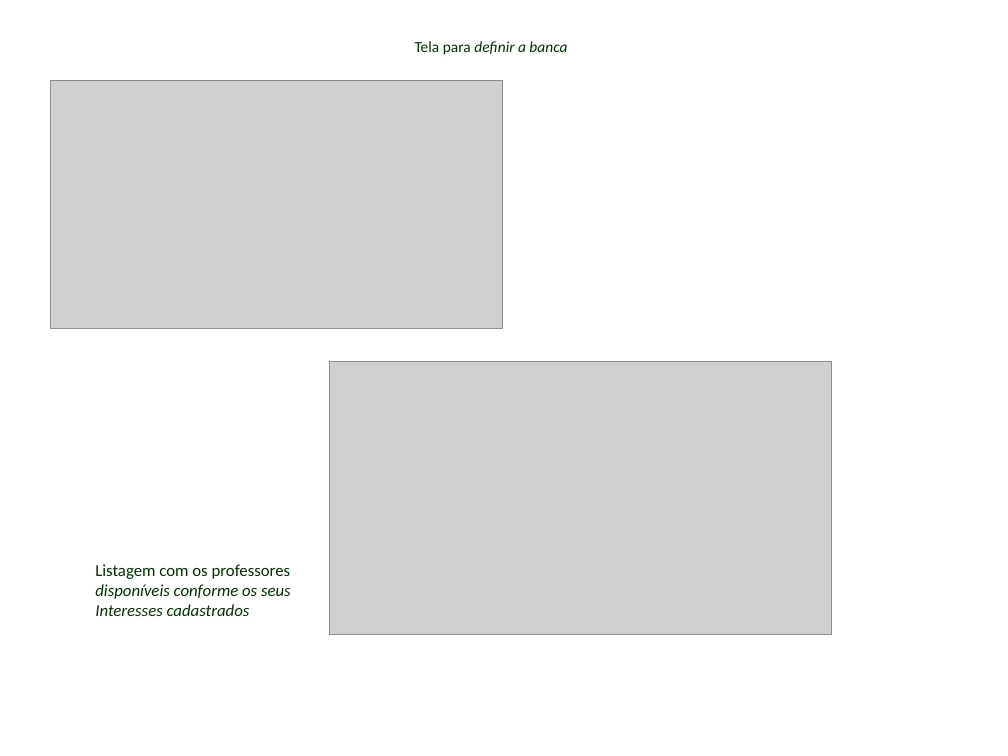
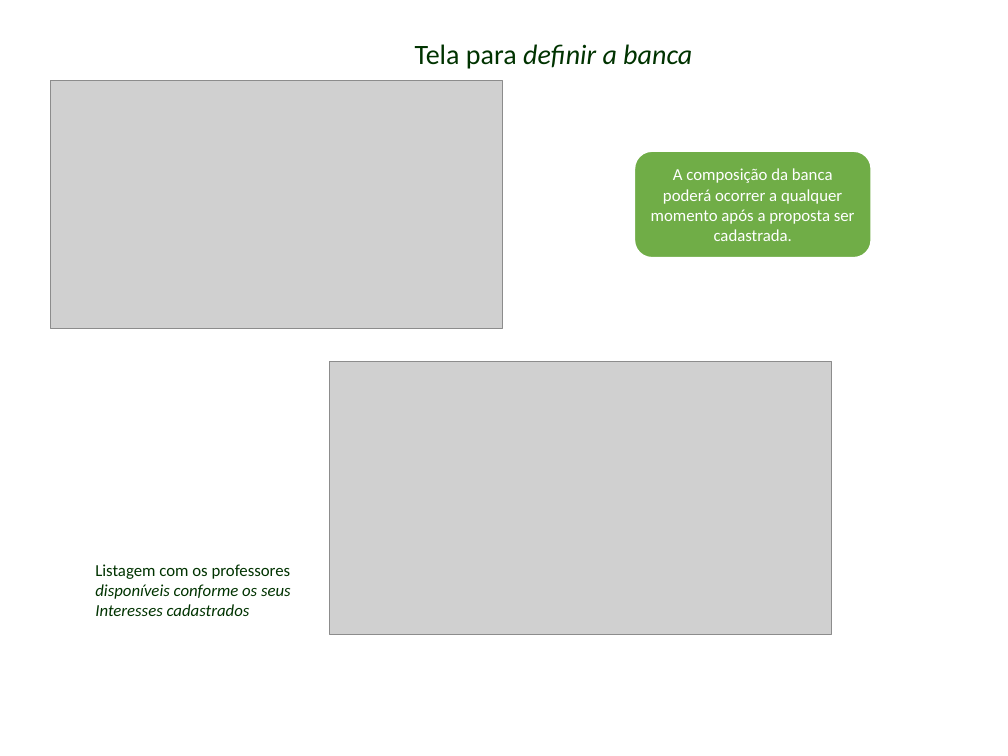
Before and after one commit to Alexandresl/trabalho-java, a slide deck: slide 23 of manual java.odp. Drawn at 1008x756 pixels with LibreOffice and Linux fonts; fonts in the diff are those of the drawing; grey boxes stand for pictures; background and template pictures are left out. Boxes give left, top, right and bottom in pixels: in the first picture for what was removed or moved away, otherwise in the second. Text is boxed around its words. In the diff, an @@ line names an element or a change of style, - is before the commit and + after.

```diff
--- a/manual java.odp
+++ b/manual java.odp
@@ free "Tela para definir a banca": place and size @@
-free "Tela para definir a banca" at box(404, 32, 580, 60)
+free "Tela para definir a banca" at box(404, 32, 706, 76)
@@ free "Tela para definir a banca" at box(404, 32, 706, 76): size 11 to 20 pt @@
@@ freeform shape added at box(634, 151, 871, 258), fill #70AD47, outline #FFFFFF 1.5 pt, 12 pt, text #FFFFFF @@
+A composição da banca poderá ocorrer a qualquer momento após a proposta ser cadastrada.
```
Also in this commit, not shown: 9 other slides changed, 2 slides added, 14 other files.
